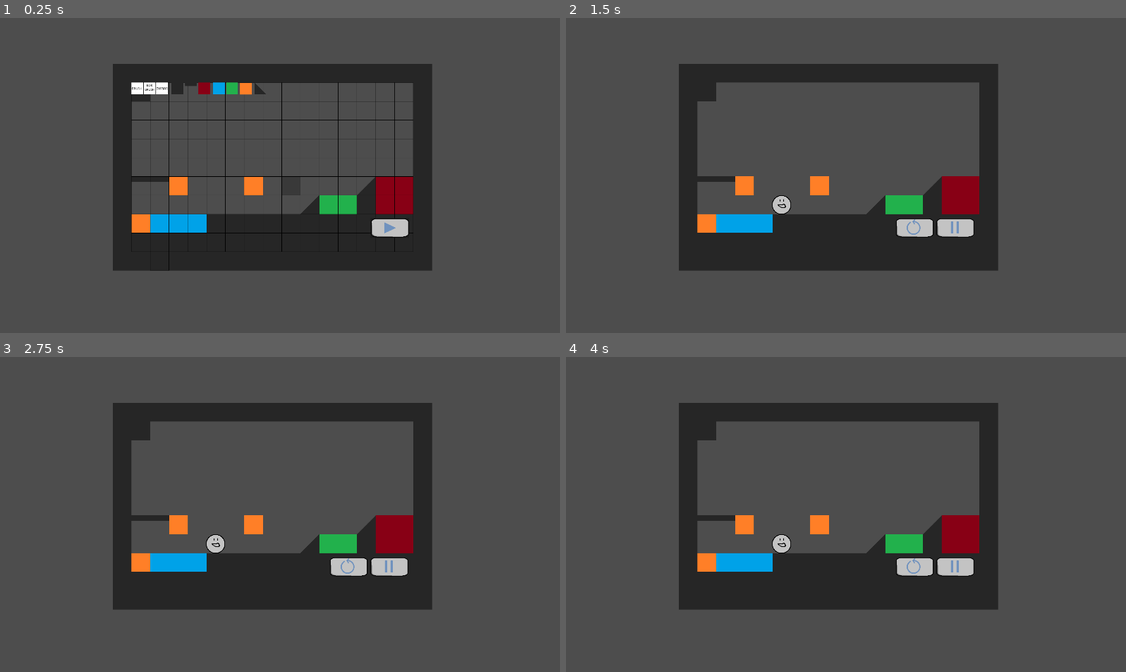
Above: before the commit, frames 1-4 (two rows, left to right).
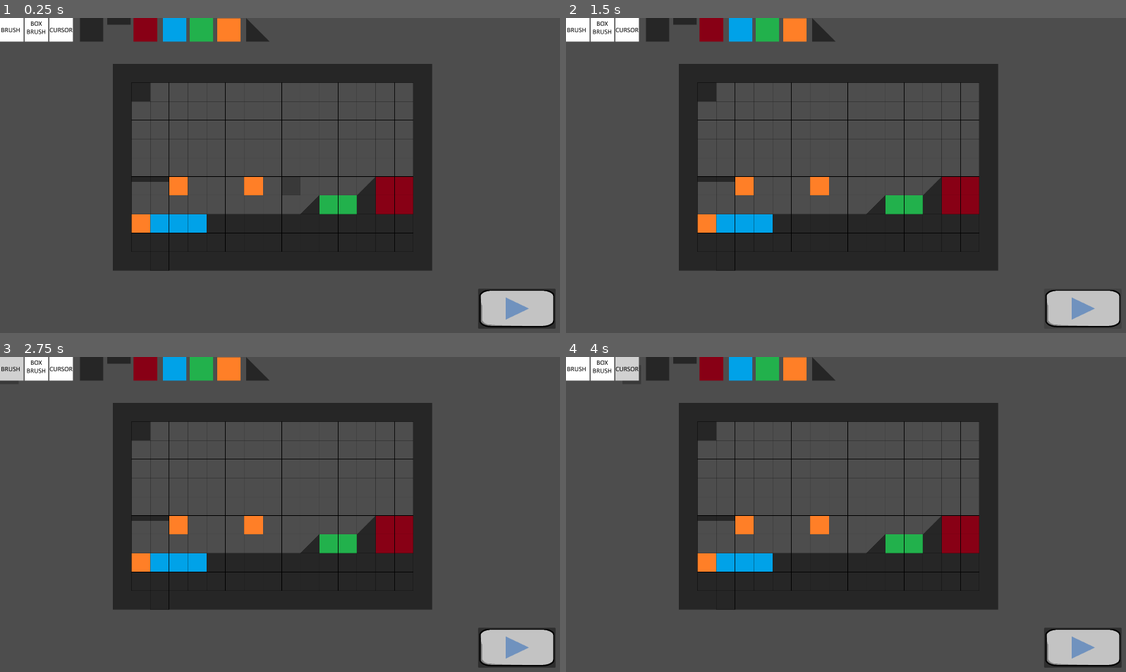
Above: after the commit, the same moments.

Repository: superwhack/levelsmith-platformer
Game: Godot game, scene res://Scenes/MasterManager.tscn
Same seed, same stepped clock (60 frames per second), same inputs: the game is played once before the commit and once after it. This scene is started directly instead of the project's main scene.
Inputs (mouse positions are in pixels of both pictures, inside the frame that each line leads up to; where the layout moved, square brackets give the same spot in the first picture):
- Up to frame 1 (0.25 s): no input
- Up to frame 2 (1.5 s): click (1081, 307) [958, 229] at 0.5 s; click (1081, 307) at 1.27 s
- Up to frame 3 (2.75 s): click (11, 369) at 2.02 s
- Up to frame 4 (4 s): click (599, 369) at 2.77 s; click (627, 369) at 3.52 s

The runs differ from the first frame. In frame 1, 5.6% of the frame differs, in the area x 0-100%, y 0-99%; in frame 2, 6.1%; in frame 3, 6.3%; in frame 4, 6.3%.

Commit message:
Fix to UI being attached to viewport

Diff:
--- a/levelsmith-platformer/Scenes/EditingState.tscn
+++ b/levelsmith-platformer/Scenes/EditingState.tscn
@@ -50,7 +50,9 @@
 tile_set = ExtResource("2_8t3j3")
 collision_enabled = false
 
-[node name="PlayButton" type="Button" parent="." unique_id=745550610]
+[node name="CanvasLayer" type="CanvasLayer" parent="." unique_id=738974318]
+
+[node name="PlayButton" type="Button" parent="CanvasLayer" unique_id=745550610]
 z_index = 2
 offset_left = 1629.0
 offset_top = 922.0
@@ -60,15 +62,15 @@
 icon = ExtResource("10_njgpr")
 script = ExtResource("11_klveo")
 
-[node name="ToolContainer" type="HBoxContainer" parent="." unique_id=2095469909]
+[node name="ToolContainer" type="HBoxContainer" parent="CanvasLayer" unique_id=2095469909]
 z_index = 2
-offset_right = 40.0
+offset_right = 280.0
 offset_bottom = 40.0
 theme_override_constants/separation = 88
 
-[node name="ToolSwitch" parent="ToolContainer" unique_id=1469240724 instance=ExtResource("6_iws6f")]
+[node name="ToolSwitch" parent="CanvasLayer/ToolContainer" unique_id=1469240724 instance=ExtResource("6_iws6f")]
 layout_mode = 2
 focus_behavior_recursive = 0
 
-[node name="TileSwitch" parent="ToolContainer" unique_id=959816093 instance=ExtResource("7_qupls")]
+[node name="TileSwitch" parent="CanvasLayer/ToolContainer" unique_id=959816093 instance=ExtResource("7_qupls")]
 layout_mode = 2
--- a/levelsmith-platformer/Scripts/TileSwitch.gd
+++ b/levelsmith-platformer/Scripts/TileSwitch.gd
@@ -1,6 +1,6 @@
 extends HBoxContainer
 
-@onready var editorManager : Node2D = get_parent().get_parent();
+@onready var editorManager : Node2D = get_parent().get_parent().get_parent();
 
 func _on_solid_tile_button_pressed() -> void:
 	editorManager.change_tile(Global.TileType.SOLID);
--- a/levelsmith-platformer/Scripts/ToolSwitch.gd
+++ b/levelsmith-platformer/Scripts/ToolSwitch.gd
@@ -1,6 +1,6 @@
 extends HBoxContainer
 
-@onready var editorManager : Node2D = get_parent().get_parent();
+@onready var editorManager : Node2D = get_parent().get_parent().get_parent();
 
 # Called when the node enters the scene tree for the first time.
 func _ready() -> void:
Not shown: 1 places in levelsmith-platformer/Scenes/MasterManager.tscn that only renumber resources
